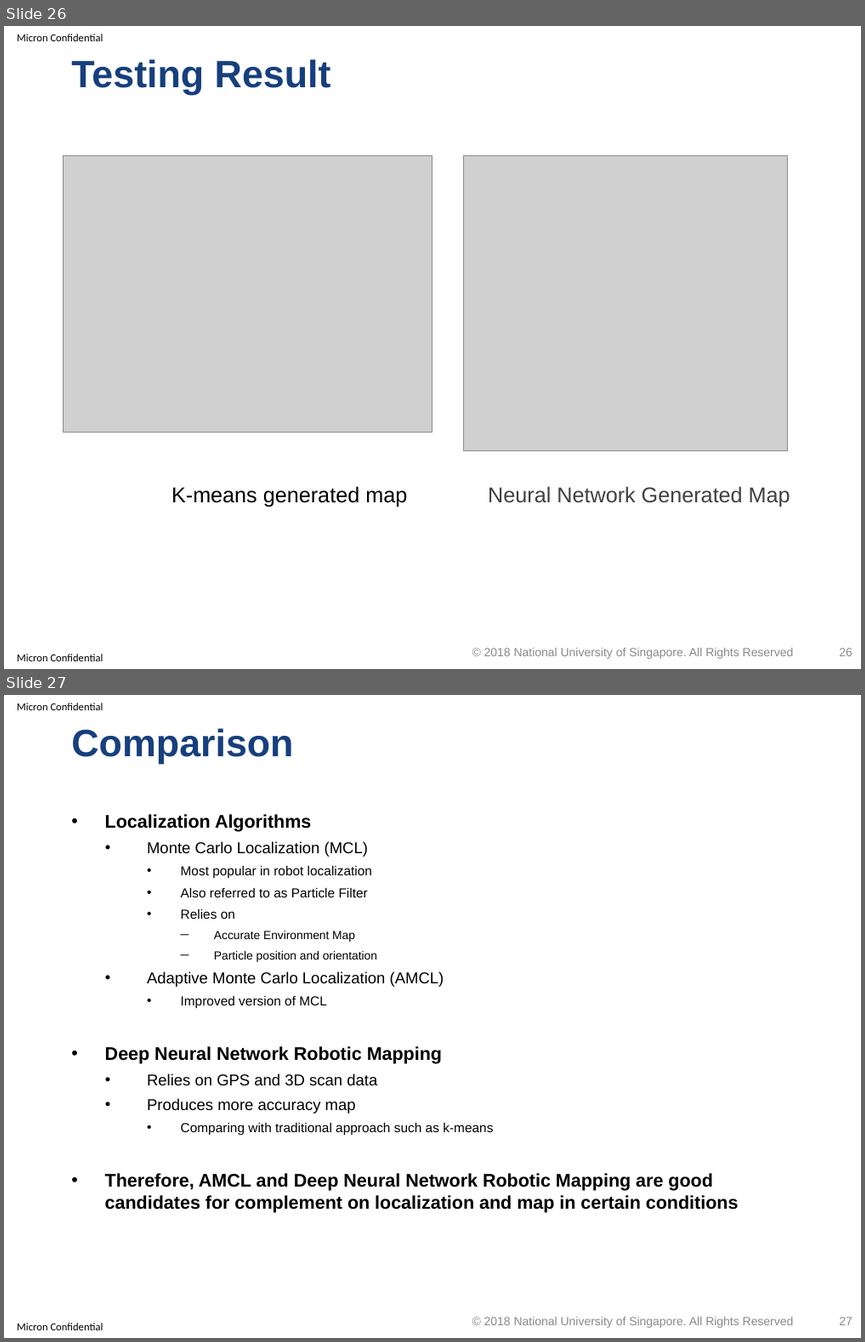
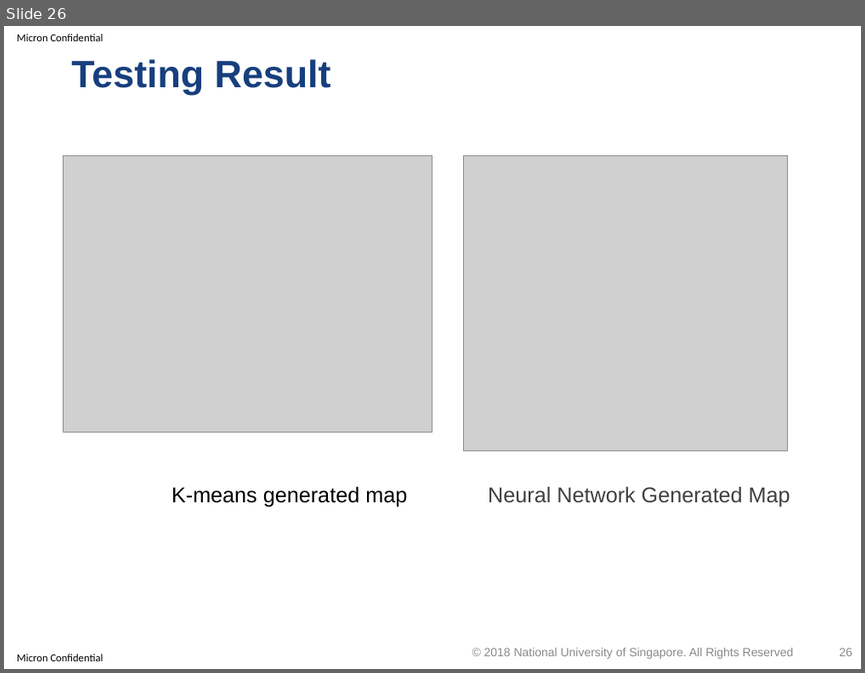
Before and after one commit to optimusium/3dscan, a slide deck: PracticeModule_Presentation.pptx. Shown one above the other, each under a label of ours: slides 26 and 27 before the commit, slide 26 after it. The pictures are 865x1342 and 865x673 pixels, drawn with LibreOffice and Linux fonts; fonts in the diff are those of the drawing; grey boxes stand for pictures; background and template pictures are left out. Boxes give left, top, right and bottom in pixels: in the first picture for what was removed or moved away, otherwise in the second. Text is boxed around its words. In the diff, an @@ line names an element or a change of style, - is before the commit and + after.

Commit message:
update

```diff
--- a/PracticeModule_Presentation.pptx
+++ b/PracticeModule_Presentation.pptx
@@ slide 27 removed at box(4, 695, 861, 1338), background #FFFFFF; not listed: 2 template elements that a slide beside it also shows @@
@@ title removed at box(71, 728, 293, 764) @@
-Comparison
@@ text removed at box(105, 814, 738, 1213) @@
-• Localization Algorithms
-  • Monte Carlo Localization (MCL)
-    • Most popular in robot localization
-    • Also referred to as Particle Filter
-    • Relies on
-      ─ Accurate Environment Map
-      ─ Particle position and orientation
-  • Adaptive Monte Carlo Localization (AMCL)
-    • Improved version of MCL
-• Deep Neural Network Robotic Mapping
-  • Relies on GPS and 3D scan data
-  • Produces more accuracy map
-    • Comparing with traditional approach such as k-means
-• Therefore, AMCL and Deep Neural Network Robotic Mapping are good candidates for complement on localization and map in certain conditions
@@ text removed at box(484, 1316, 794, 1327) @@
-© 2018 National University of Singapore. All Rights Reserved
@@ page number removed at box(839, 1316, 852, 1325) @@
-27
```
Also in this commit, not shown: 1 slide changed, 3 other slides removed.
